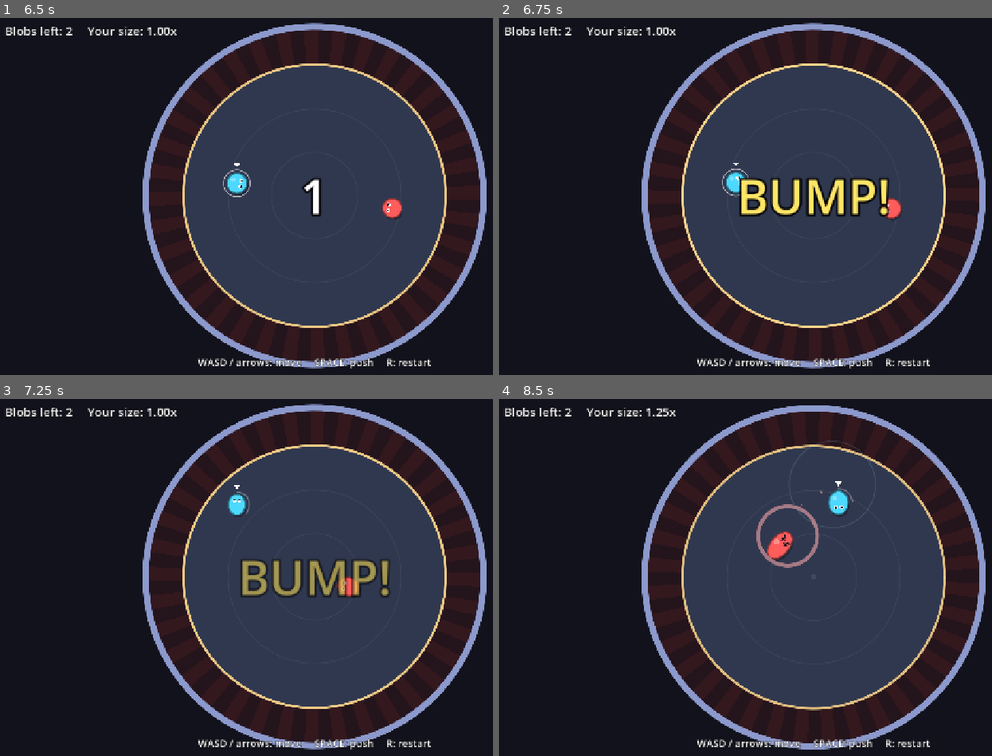
Above: before the commit, frames 1-4 (two rows, left to right).
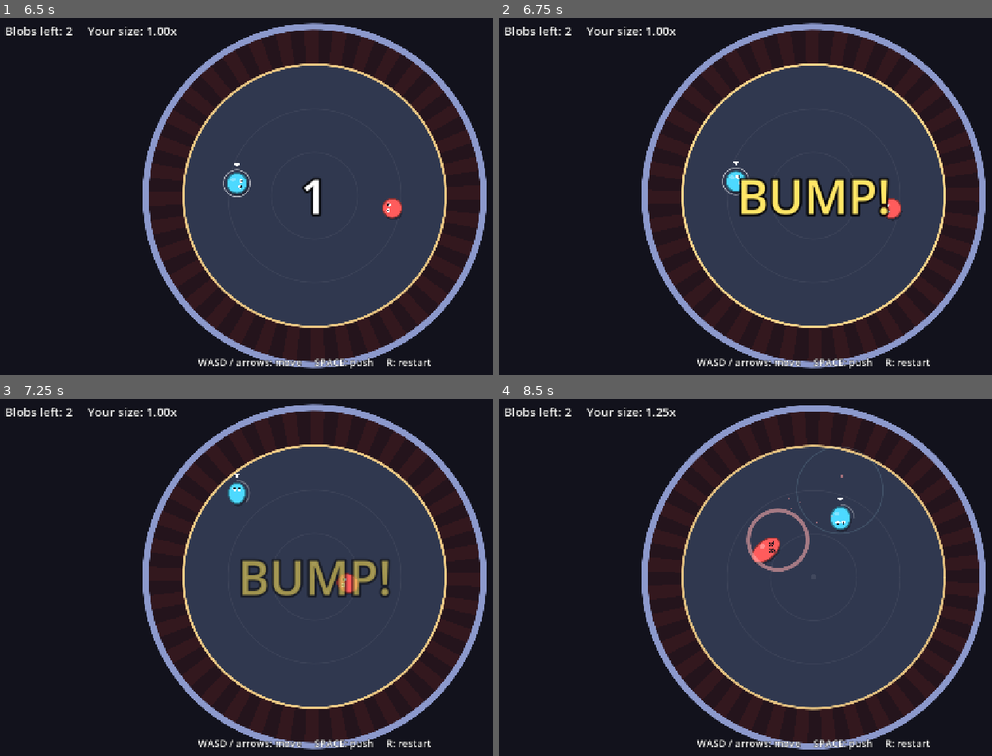
Above: after the commit, the same moments.

Repository: mrjkey/blobs
Game: Godot game, scene res://main.tscn
Same seed, same stepped clock (60 frames per second), same inputs: the game is played once before the commit and once after it.
Inputs:
- Up to frame 1 (6.5 s): tap R (restart) every 0.75 s from 0.5 to 4.25 s; hold D (move_right) 0.53-1.28 s; tap Space (push) at 0.6, 1.35, 2.3, 2.85, 3.6, 4.55, 5.1, 5.85 s; hold S (move_down) 1.28-2.03 s; hold D (move_right) 2.03-2.78 s; tap J at 2.1, 4.35 s; hold W (move_up) 2.78-3.53 s; hold A (move_left) 3.53-5.03 s; hold S (move_down) 5.03-5.78 s; hold D (move_right) from 5.78 s (still down)
- Up to frame 2 (6.75 s): release D (move_right) at 6.53 s; hold W (move_up) from 6.53 s (still down); tap J at 6.6 s
- Up to frame 3 (7.25 s): keep holding W (move_up); tap Space (push) at 6.8 s
- Up to frame 4 (8.5 s): release W (move_up) at 7.28 s; hold D (move_right) 7.28-8.03 s; tap Space (push) at 7.35, 8.1 s; hold S (move_down) from 8.03 s (still down)

Frame 1 is identical in both runs. In frame 2, 0.1% of the frame differs, in the area x 45-51%, y 40-51%; in frame 3, 0.4%; in frame 4, 1.6%, in the area x 50-74%, y 11-49%.

Commit message:
better bounce

Diff:
--- a/scripts/blob.gd
+++ b/scripts/blob.gd
@@ -85,12 +85,19 @@
 	if outside:
 		control *= T.OUTSIDE_CONTROL
 	var top := max_speed()
-	# Flying faster than you could run means you got launched: keep the momentum.
-	if vel.length() > top * 1.05:
+	# Flying faster than you could run means you got launched: keep the momentum,
+	# but bleed it off fast so hits read as a sharp shove, not a slow drift.
+	var launched := vel.length() > top * 1.05
+	if launched:
 		control *= T.KNOCKBACK_CONTROL
 	var target := move_dir * top
-	vel += (target - vel).limit_length(accel() * control * h)
-	var drag := T.DRAG + (T.OUTSIDE_DRAG if outside else 0.0)
+	var acc := accel()
+	if move_dir.dot(vel) < 0.0:
+		acc *= T.TURN_ACCEL_MULT  # snappy direction changes
+	vel += (target - vel).limit_length(acc * control * h)
+	var drag := T.KNOCKBACK_DRAG if launched else T.DRAG
+	if outside:
+		drag += T.OUTSIDE_DRAG
 	vel *= exp(-drag * h)
 	position += vel * h
 
--- a/scripts/tuning.gd
+++ b/scripts/tuning.gd
@@ -12,9 +12,11 @@
 # --- Blob movement -----------------------------------------------------------
 const BASE_RADIUS := 22.0
 const BASE_SPEED := 330.0         # top speed at mass 1
-const BASE_ACCEL := 1400.0        # how snappy steering is at mass 1
-const DRAG := 1.6                 # general damping; higher = slides less after a hit
-const KNOCKBACK_CONTROL := 0.2    # steering multiplier while flying faster than your top speed
+const BASE_ACCEL := 3200.0        # how snappy steering is at mass 1 (was 1400: ~0.27s to top speed felt like sludge)
+const TURN_ACCEL_MULT := 1.6      # extra accel when steering against your current motion
+const DRAG := 1.6                 # damping during normal movement
+const KNOCKBACK_DRAG := 4.0       # damping while launched faster than top speed (was effectively 1.6: long floaty glide)
+const KNOCKBACK_CONTROL := 0.3    # steering multiplier while flying faster than your top speed
 const STUN_CONTROL := 0.05        # steering multiplier right after being pushed
 const MAX_MASS := 4.0
 const SIZE_RADIUS_EXP := 0.45     # radius = BASE_RADIUS * mass^this
@@ -34,7 +36,7 @@
 const PUSH_BUFFER := 0.15         # pressing slightly early still counts
 const PUSH_RANGE := 70.0          # reach beyond your own edge
 const PUSH_RANGE_MASS_EXP := 0.3  # bigger blobs reach a bit further
-const PUSH_IMPULSE := 650.0       # speed given to a mass-1 target by a mass-1 pusher, point blank
+const PUSH_IMPULSE := 1050.0      # speed given to a mass-1 target by a mass-1 pusher, point blank
 const PUSH_FALLOFF := 0.45        # impulse multiplier at the very edge of the reach
 const PUSH_MASS_EXP := 0.7        # pusher strength = mass^this
 const PUSH_RESIST_EXP := 0.85     # target resistance = mass^this
